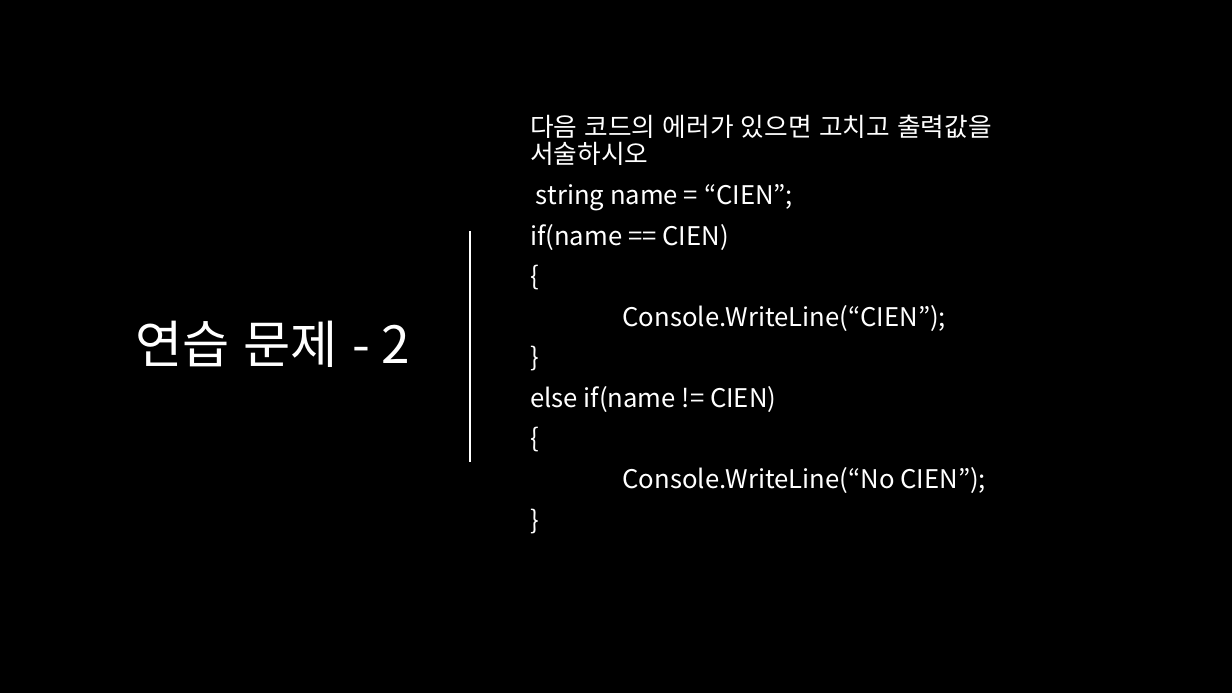
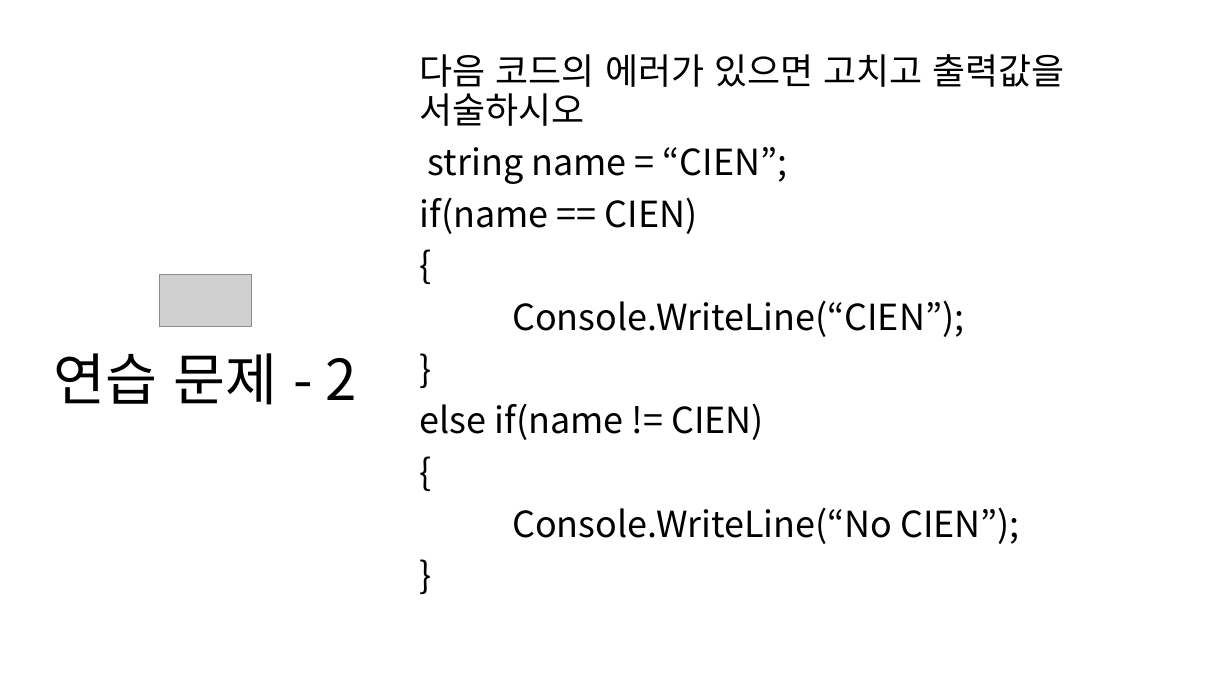
Before and after one commit to kjh99660/Study_powerpoint, a slide deck: slide 12 of c# 스터디 2주 차.pptx. Drawn at 1232x693 pixels with LibreOffice and Linux fonts; fonts in the diff are those of the drawing; grey boxes stand for pictures; background and template pictures are left out. Boxes give left, top, right and bottom in pixels: in the first picture for what was removed or moved away, otherwise in the second. Text is boxed around its words. In the diff, an @@ line names an element or a change of style, - is before the commit and + after.

```diff
--- a/c# 스터디 2주 차.pptx
+++ b/c# 스터디 2주 차.pptx
@@ background picture (left out) to #FFFFFF @@
@@ text "다음 코드의 에러가 있으면 고치고 ...": place and size @@
-text "다음 코드의 에러가 있으면 고치고 ..." at box(530, 114, 992, 493)
+text "다음 코드의 에러가 있으면 고치고 ..." at box(420, 54, 1064, 544)
@@ text "다음 코드의 에러가 있으면 고치고 ..." at box(420, 54, 1064, 544): size 20 to 28 pt, text colour #FFFFFF to #000000 @@
@@ line removed from (470, 231) to (470, 462) @@
@@ picture added at box(159, 274, 251, 326) @@
@@ title "연습 문제 - 2": place and size @@
-title "연습 문제 - 2" at box(135, 320, 410, 367)
+title "연습 문제 - 2" at box(54, 353, 357, 405)
@@ title "연습 문제 - 2" at box(54, 353, 357, 405): size 40 to 44 pt, text colour #FFFFFF to #000000; alignment right to centre; vertical alignment middle to top @@
```
Also in this commit, not shown: 7 other slides changed, 3 slides added, 4 other files.
